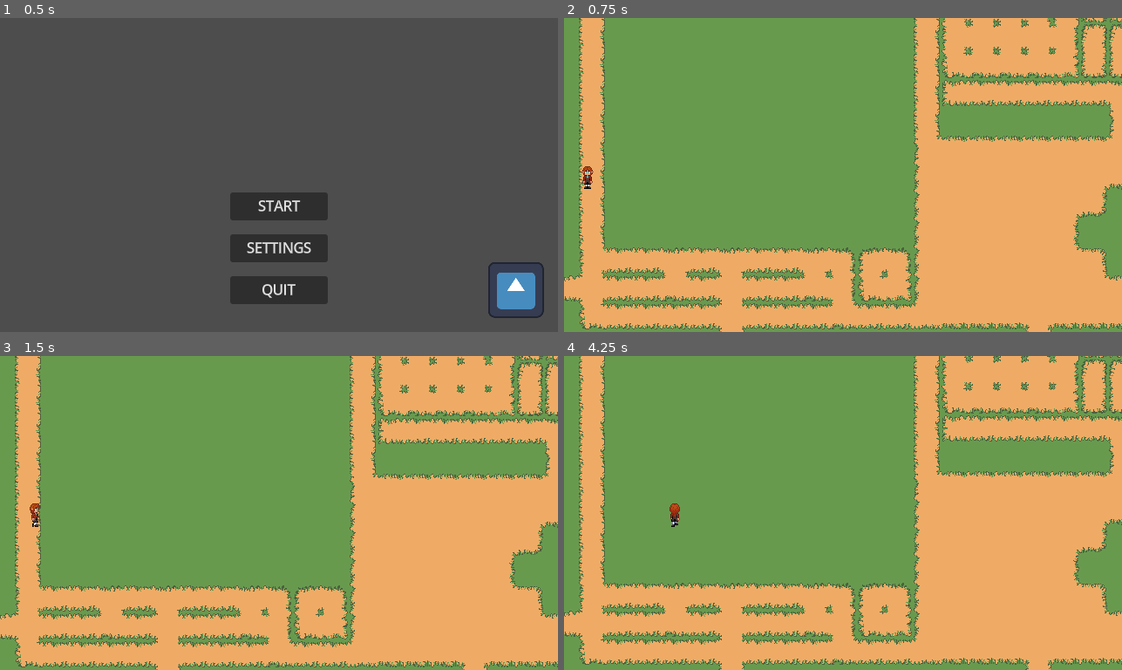
Above: before the commit, frames 1-4 (two rows, left to right).
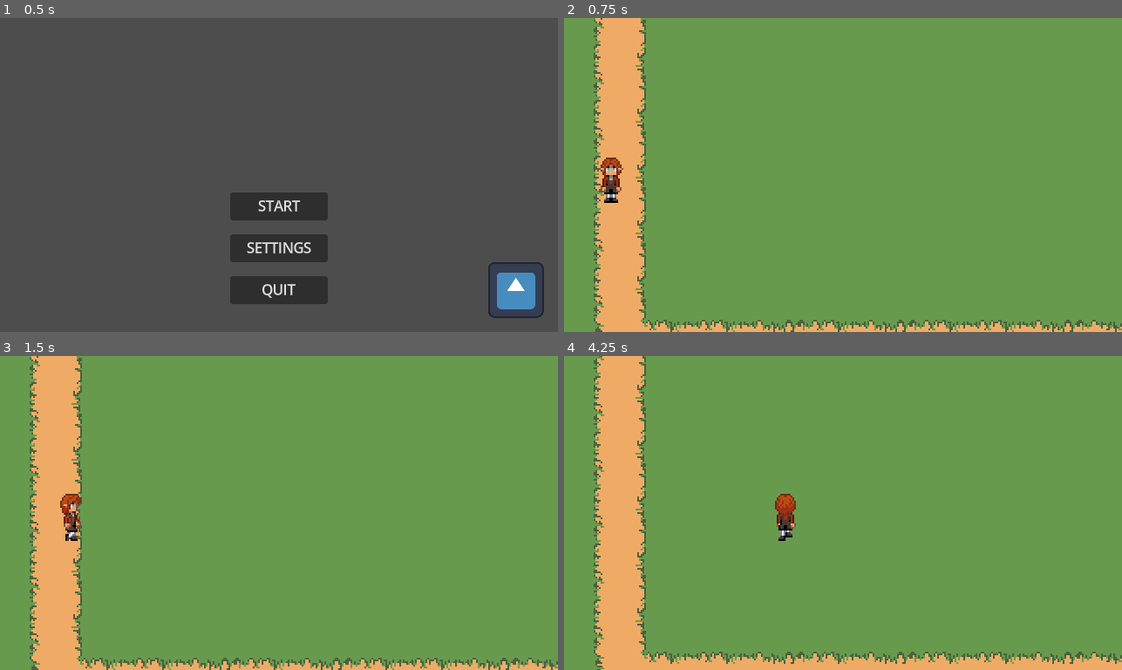
Above: after the commit, the same moments.

Repository: Glinomagon/Mockup
Game: Godot game, scene res://Scenes/MainMenu/Main.tscn
The game is run twice, just before and just after one commit, with the same random seed, the same clock (stepped at 60 frames per second) and the same inputs. The engine's default icon, where the game draws it, is replaced by a stand-in: a white triangle on a blue panel in a dark square.
Inputs:
- Up to frame 1 (0.5 s): no input
- Up to frame 2 (0.75 s): click "START" at 0.5 s
- Up to frame 3 (1.5 s): tap Enter at 1.25 s; hold Right (key_right) from 1.28 s (still down)
- Up to frame 4 (4.25 s): release Right (key_right) at 2.03 s; hold Down (key_down) 2.03-2.78 s; hold Right (key_right) 2.78-3.53 s; hold Up (key_up) from 3.53 s (still down)

Frame 1 is identical in both runs. In frame 2, 51% of the frame differs, in the area x 0-100%, y 0-100%; in frame 3, 51%; in frame 4, 52%.
Error in both runs: Invalid access to property or key of type 'String' on a base object of type 'Dictionary'. (res://Autoloads/gui_autoload.gd:42)

Commit message:
Add camera zoom + added vscode settings

Diff:
--- a/Scenes/Game/player.gd
+++ b/Scenes/Game/player.gd
@@ -1,12 +1,16 @@
 extends CharacterBody2D
 
-@onready var player_camera: Camera2D = $PlayerCamera
-@onready var player_sprite: AnimatedSprite2D = $PlayerSprite
+@onready var player_camera : Camera2D = $PlayerCamera
+@onready var player_sprite : AnimatedSprite2D = $PlayerSprite
+var is_moving : bool = false
 
 var direction : Vector2 = Vector2.ZERO
 @export var move_speed : int = 20
-const MAX_ZOOM : float = 3.00
-const MIN_ZOOM : float = 1.00
+const MAX_ZOOM : Vector2 = Vector2(3.00, 3.00)
+const MIN_ZOOM : Vector2 = Vector2(2.00, 2.00)
+
+func _ready() -> void:
+	player_camera.zoom = MIN_ZOOM
 
 func set_camera_limit(left : int, right : int, top : int, bottom : int) -> void:
 	player_camera.limit_left = left
@@ -25,19 +29,36 @@
 		player_sprite.flip_h = false
 	# maybe delta not needed
 	if Input.is_action_pressed("key_down"):
+		is_moving = true
 		player_sprite.play("walking_front")
 	elif Input.is_action_pressed("key_up"):
+		is_moving = true
 		player_sprite.play("walking_back")
 	elif Input.is_action_pressed("key_left"):
+		is_moving = true
 		player_sprite.play("walking_side")
 	elif Input.is_action_pressed("key_right"):
+		is_moving = true
 		player_sprite.flip_h = true
 		player_sprite.play("walking_side")
 	else:
+		is_moving = false
 		player_sprite.play("idle")
+
+func handle_zoom() -> void:
+	if Input.is_action_just_pressed("zoom_in") && player_camera.zoom < MAX_ZOOM:
+		player_camera.zoom = Vector2(snappedf(player_camera.zoom.x + 0.1, 0.1), snappedf(player_camera.zoom.y + 0.1, 0.1))
+		print(player_camera.zoom)
+	elif Input.is_action_just_pressed("zoom_out") && player_camera.zoom > MIN_ZOOM:
+		player_camera.zoom = Vector2(snappedf(player_camera.zoom.x - 0.1, 0.1), snappedf(player_camera.zoom.y + 0.1, 0.1))
+		print(player_camera.zoom)
+
 
 func _physics_process(delta: float) -> void:
 	handle_player_movement(delta)
-	handle_player_animation()
 
 	move_and_slide()
+
+func _process(delta: float) -> void:
+	handle_player_animation()
+	handle_zoom()
--- a/Scenes/Game/player.tscn
+++ b/Scenes/Game/player.tscn
@@ -210,8 +210,9 @@
 
 [node name="CollisionShape" type="CollisionShape2D" parent="." unique_id=527898122]
 position = Vector2(0, 3)
-scale = Vector2(0.57139844, 0.8565382)
+scale = Vector2(0.50482965, 0.8565382)
 shape = SubResource("CapsuleShape2D_g50cv")
+debug_color = Color(0.52908313, 0.47057354, 0.8583867, 1)
 
 [node name="PlayerSprite" type="AnimatedSprite2D" parent="." unique_id=1021798445]
 z_index = 5
@@ -219,3 +220,5 @@
 animation = &"idle"
 
 [node name="PlayerCamera" type="Camera2D" parent="." unique_id=1476011825]
+process_callback = 0
+limit_smoothed = true
--- a/project.godot
+++ b/project.godot
@@ -17,7 +17,7 @@
 config/name="Mockup"
 run/main_scene="uid://bkd4t7vdlajbu"
 config/features=PackedStringArray("4.6", "Forward Plus")
-run/max_fps=240
+run/max_fps=60
 config/icon="res://icon.svg"
 
 [audio]
@@ -43,6 +43,7 @@
 window/size/initial_position_type=3
 window/size/resizable=false
 window/stretch/mode="viewport"
+window/vsync/vsync_mode=0
 
 [dotnet]
 
@@ -78,6 +79,16 @@
 , Object(InputEventKey,"resource_local_to_scene":false,"resource_name":"","device":-1,"window_id":0,"alt_pressed":false …(182 unchanged characters)…
 ]
 }
+zoom_in={
+"deadzone": 0.2,
+"events": [Object(InputEventKey,"resource_local_to_scene":false,"resource_name":"","device":-1,"window_id":0,"alt_pressed":false,"shift_pressed":false,"ctrl_pressed":true,"meta_pressed":false,"pressed":false,"keycode":0,"physical_keycode":61,"key_label":0,"unicode":61,"location":0,"echo":false,"script":null)
+]
+}
+zoom_out={
+"deadzone": 0.2,
+"events": [Object(InputEventKey,"resource_local_to_scene":false,"resource_name":"","device":-1,"window_id":0,"alt_pressed":false,"shift_pressed":false,"ctrl_pressed":true,"meta_pressed":false,"pressed":false,"keycode":0,"physical_keycode":45,"key_label":0,"unicode":45,"location":0,"echo":false,"script":null)
+]
+}
 
 [rendering]
 
Not shown, changed: .gitignore
